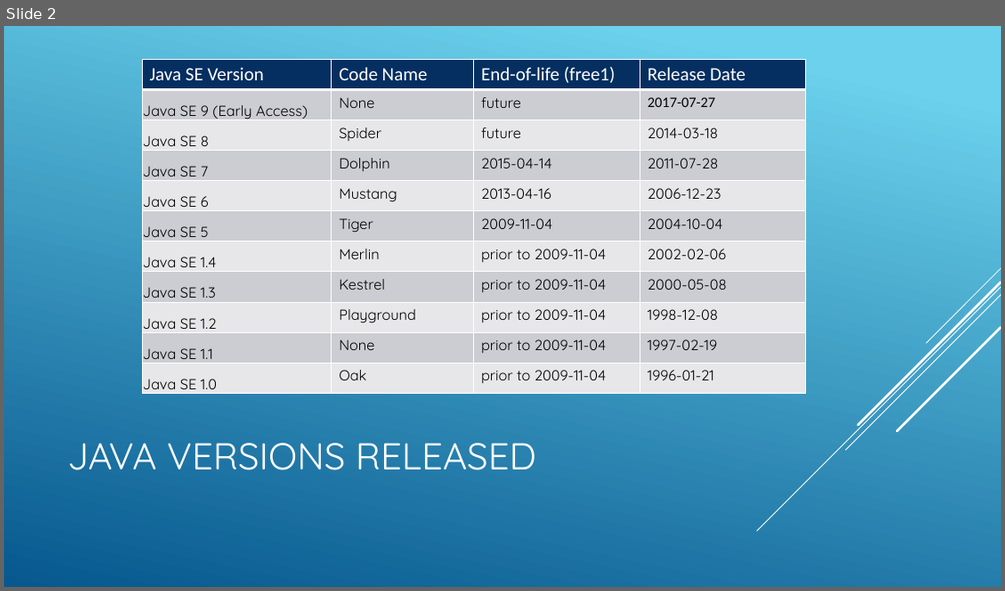
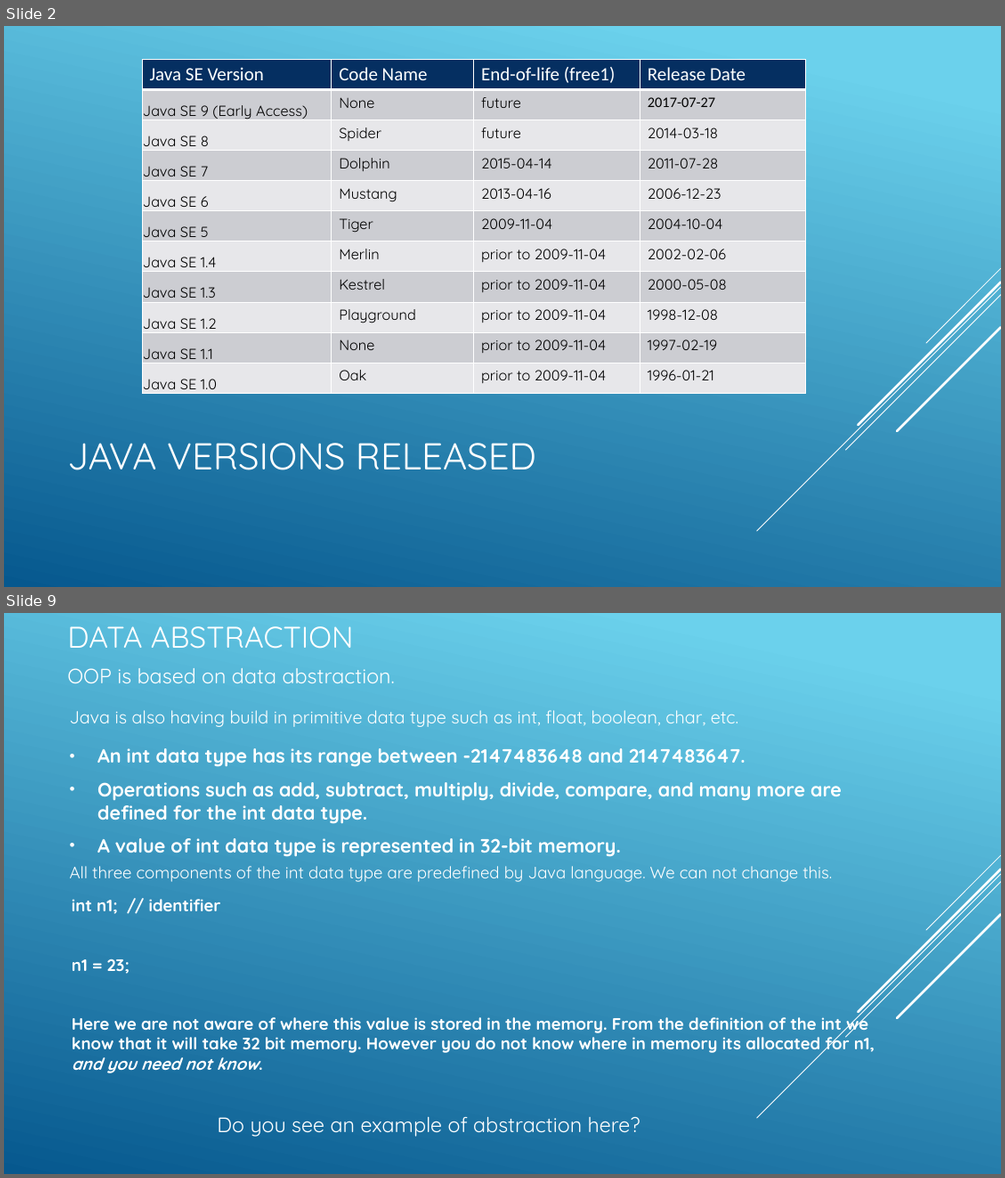
Before and after one commit to VeerababuK/Core-Java, a slide deck: Core java.pptx. Shown one above the other, each under a label of ours: slide 2 before the commit, slides 2 and 9 after it; the slides between them are not shown. The pictures are 1005x591 and 1005x1178 pixels, drawn with LibreOffice and Linux fonts; fonts in the diff are those of the drawing. Boxes give left, top, right and bottom in pixels: in the first picture for what was removed or moved away, otherwise in the second. Text is boxed around its words. In the diff, an @@ line names an element or a change of style, - is before the commit and + after.

```diff
--- a/Core java.pptx
+++ b/Core java.pptx
@@ slide 9 added at (x1=4, y1=613, x2=1001, y2=1174), background gradient #6ED2EB to #06588E; not listed: 5 template elements that a slide beside it also shows @@
@@ title added at (x1=67, y1=626, x2=354, y2=649), 28.8 pt, text #FFFFFF @@
+DATA ABSTRACTION
@@ text added at (x1=67, y1=668, x2=395, y2=683), 20 pt, text #FFFFFF @@
+OOP is based on data abstraction.
@@ text added at (x1=70, y1=710, x2=738, y2=727), 17 pt, text #FFFFFF @@
+Java is also having build in primitive data type such as int, float, boolean, char, etc.
@@ text added at (x1=97, y1=748, x2=841, y2=857), 18.5 pt, text #FFFFFF, bold @@
+• An int data type has its range between -2147483648 and 2147483647.
+• Operations such as add, subtract, multiply, divide, compare, and many more are defined for the int data type.
+• A value of int data type is represented in 32-bit memory.
@@ text added at (x1=70, y1=866, x2=832, y2=882), 16 pt, text #FFFFFF @@
+All three components of the int data type are predefined by Java language. We can not change this.
@@ text added at (x1=72, y1=899, x2=874, y2=1073), 16 pt, text #FFFFFF, bold @@
+int n1; // identifier
+n1 = 23;
+Here we are not aware of where this value is stored in the memory. From the definition of the int we know that it will take 32 bit memory. However you do not know where in memory its allocated for n1, and you need not know.
@@ text added at (x1=217, y1=1117, x2=640, y2=1136), 20 pt, text #FFFFFF @@
+Do you see an example of abstraction here?
```
Also in this commit, not shown: 1 slide changed, 25 other slides added, 1 other file.
